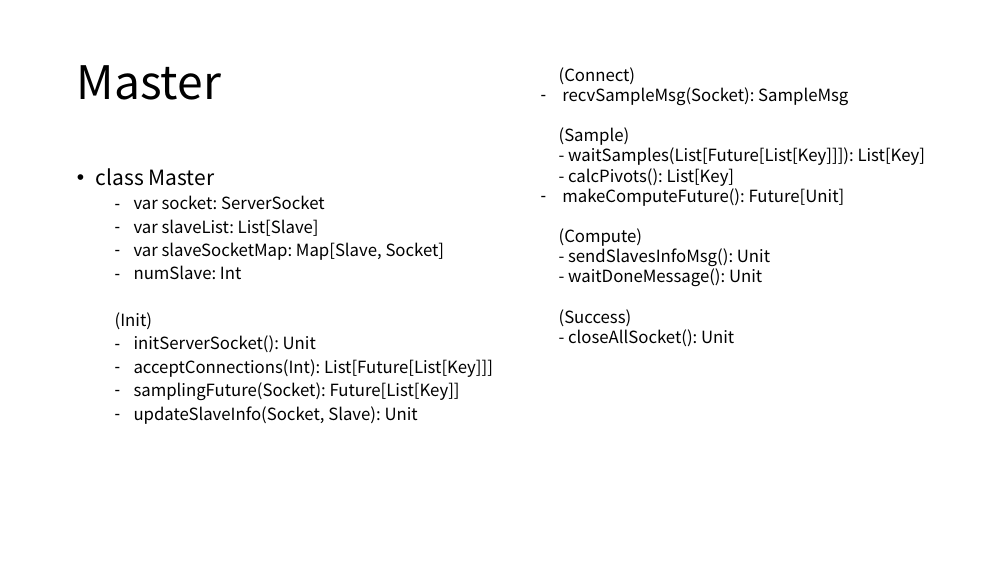
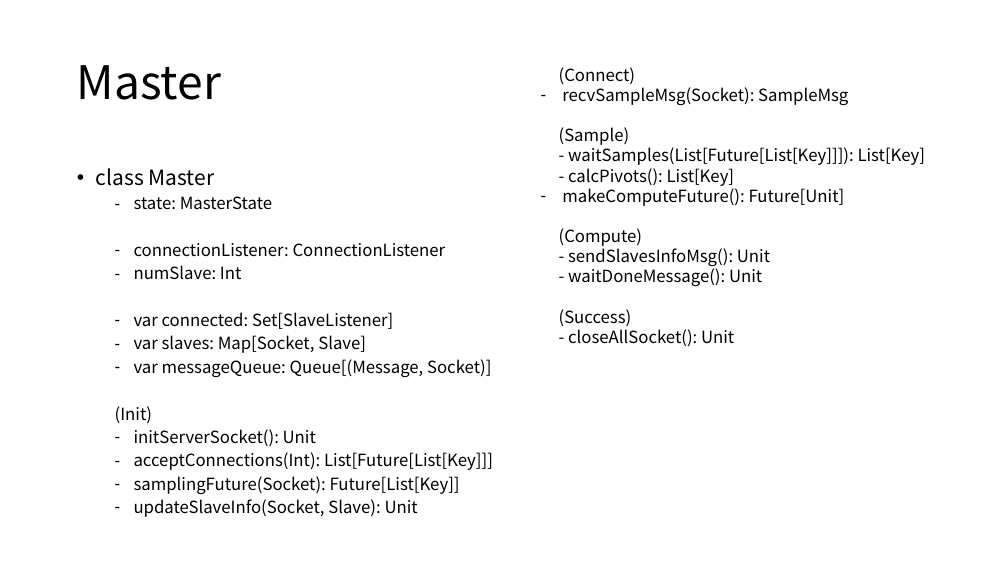
Before and after one commit to Eyebrowmoon/CS490, a slide deck: slide 28 of project.pptx (slide 27 before the commit). Drawn at 1008x567 pixels with LibreOffice and Linux fonts; fonts in the diff are those of the drawing. Boxes give left, top, right and bottom in pixels: in the first picture for what was removed or moved away, otherwise in the second. Text is boxed around its words. In the diff, an @@ line names an element or a change of style, - is before the commit and + after.

Commit message:
Init State Description

```diff
--- a/project.pptx
+++ b/project.pptx
@@ text at <box>134,196,446,257</box>: text changed @@
-  – var socket: ServerSocket
-  – var slaveList: List[Slave]
-  – var slaveSocketMap: Map[Slave, Socket]
+  – state: MasterState
+  – connectionListener: ConnectionListener
@@ text at <box>134,312,491,378</box>: paragraphs added @@
+  – var connected: Set[SlaveListener]
+  – var slaves: Map[Socket, Slave]
+  – var messageQueue: Queue[(Message, Socket)]
```
Also in this commit, not shown: 4 other slides changed, 1 slide added, 2 slides removed.
